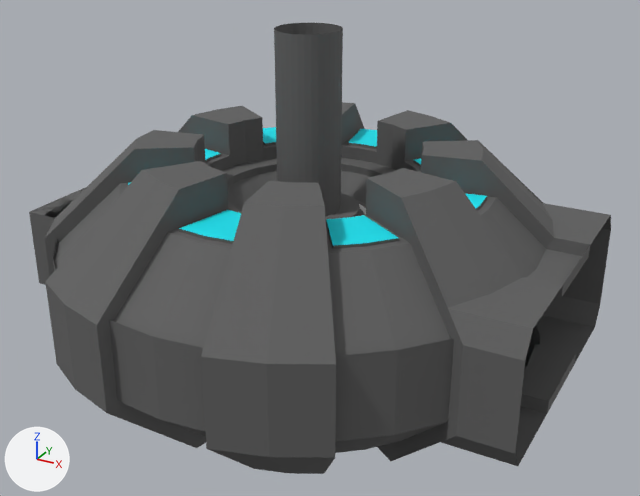
Before and after pictures for a commit that changed the FBX model DualSource/Bosses/Battleship/SM_BattleshipCoreReactor.FBX.
One viewpoint serves both versions: a 50 mm camera at (27.1, -137.4, 105.3) aimed at (-48.7, 0.3, 36.5). The lights are fixed; the arrows at lower left show +X, +Y and +Z. Where no turn or scale is listed for an object, it has been applied to the vertices. Vertices at the same position are counted once.

Objects in the first picture: 'SM_BattleshipInterior_2'.
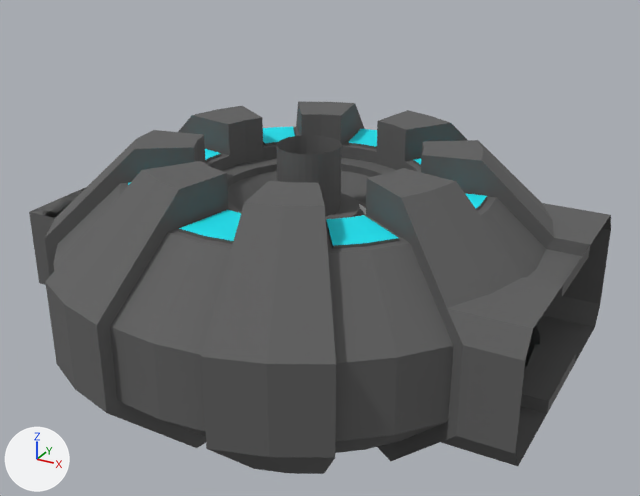
Where the newer file only moved an object's origin or applied its transform, the numbers keep the older frame.

What differs and where, as boxes (x1, y1, x2, y2) in the pictures (640 x 496 px; the box of a moved part takes in the faces that stretch with it):
'SM_BattleshipInterior_2', reshaped (17% shorter)
    before: (29, 23, 611, 474)
    after: (29, 102, 611, 474)
part 1 of me_mesh, moved or reshaped
    before: (30, 23, 543, 441)
    after: (30, 135, 463, 441)

Edits to the bpy script that builds the scene:
```text
Change me_mesh:
    used by ob_sm_battleshipinterior_2; location = (-50.8, 0.0, 0.0)
    remove me_mesh.from_pydata(...)  # 1122 vertices, 1075 faces; spans x -54.3..50.8, y -48.9..48.9, z 7.0..78.1
    add me_mesh.from_pydata(...)  # 1100 vertices, 1074 faces; spans x -54.3..50.8, y -48.9..48.9, z 2.0..57.0
    me_mesh part 1
    22 vertices are removed from x -48.9..39.6, y -47.6..47.6, z 40.0..44.0
    35 faces are deleted
    32 vertices in x -6.0..6.0, y -6.0..6.0, z 78.1 move by (0.0, 0.0, -21.1)
    34 new faces join them, mat_01___default (dark grey #5f5f5f)
```
